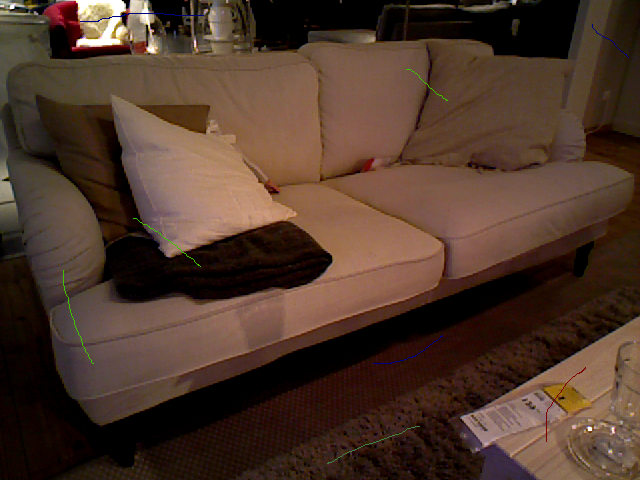
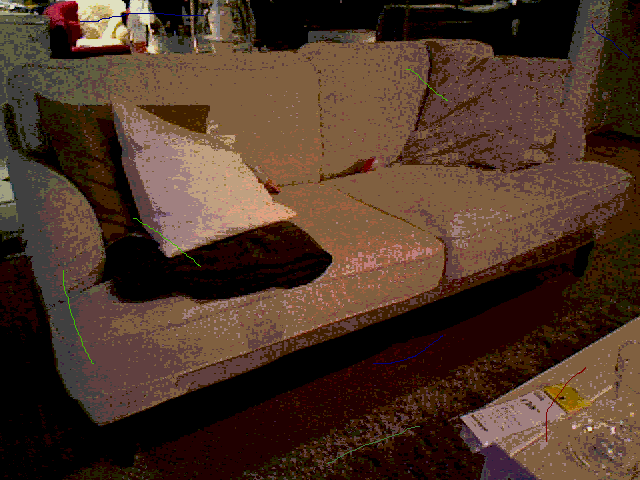
The second 640px x 480px image is a revision of the first. Changes to its layers:
painted on "71_LivingLow.png" over <box>0,0,640,480</box>
